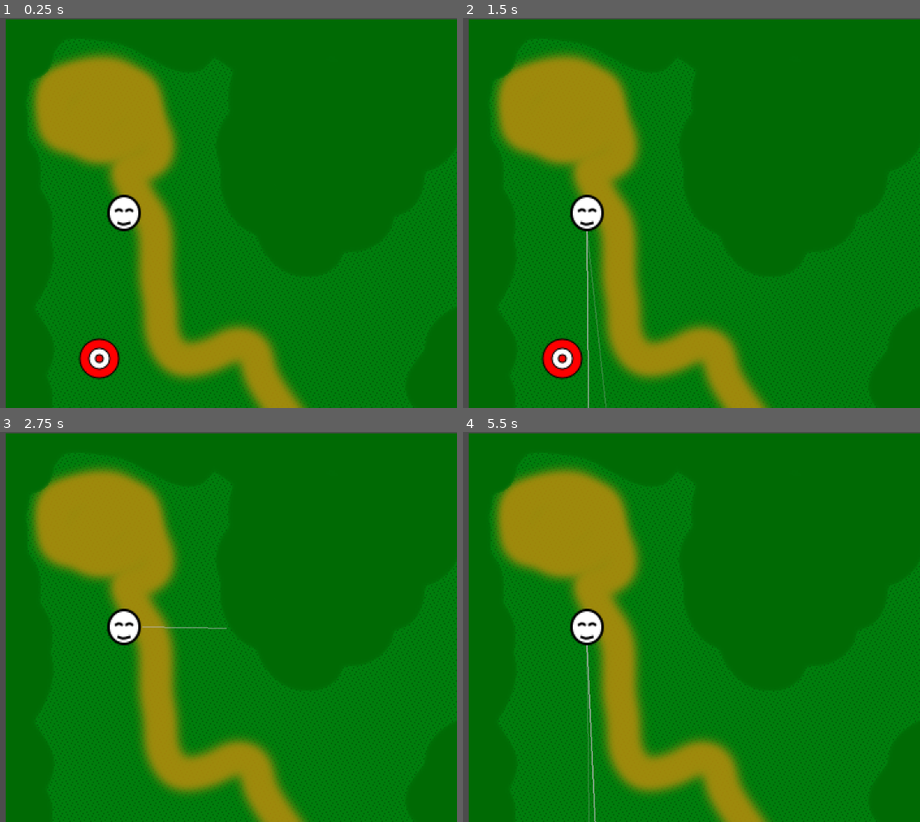
Above: before the commit, frames 1-4 (two rows, left to right).
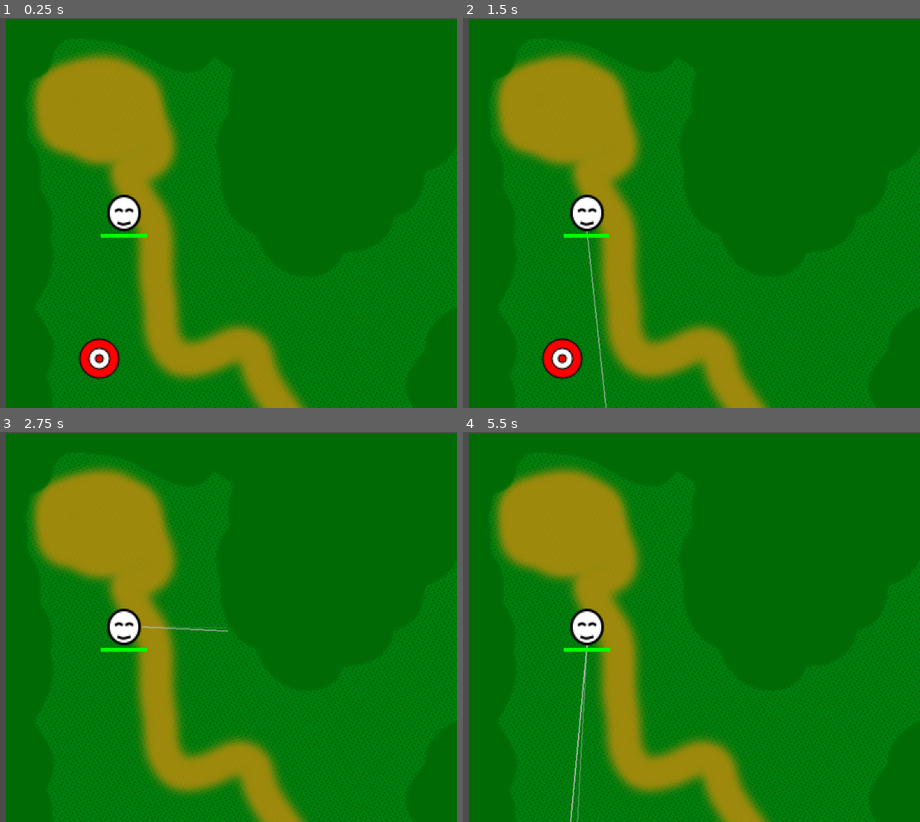
Above: after the commit, the same moments.

Repository: jschnurer/twinstick-godot
Game: Godot game, scene res://levels/Level1.tscn
The game is run twice, just before and just after one commit, with the same random seed, the same clock (stepped at 60 frames per second) and the same inputs.
Inputs:
- Up to frame 1 (0.25 s): no input
- Up to frame 2 (1.5 s): tap Enter at 0.5 s; hold Right (shoot_right) 0.53-1.28 s; tap Shift (run, bound only after the commit) at 0.6, 1.35 s; hold Down (shoot_down) from 1.28 s (still down)
- Up to frame 3 (2.75 s): release Down (shoot_down) at 2.03 s; hold Right (shoot_right) from 2.03 s (still down); tap Shift (run, bound only after the commit) at 2.1 s
- Up to frame 4 (5.5 s): release Right (shoot_right) at 2.78 s; hold Up (shoot_up) 2.78-3.53 s; tap Shift (run, bound only after the commit) every 0.75 s from 2.85 to 5.1 s; hold Left (shoot_left) 3.53-5.03 s; hold Down (shoot_down) from 5.03 s (still down)

The runs differ from the first frame. In frame 1, 0.1% of the frame differs, in the area x 22-33%, y 55-57%; in frame 2, 0.4%; in frame 3, 0.2%; in frame 4, 0.7%, in the area x 22-33%, y 55-100%.

Commit message:
added stamina

Diff:
--- a/Dude.gd
+++ b/Dude.gd
@@ -6,12 +6,23 @@
 var speed = 160
 var shoot_velocity = Vector2(0, 0)
 var is_shooting = false
-var is_cooling_down = false
+var is_shoot_cooling = false
+var is_run_cooling = false
+var is_running = false
+var stamina_max = 3
+var stamina = 3
 
 func _ready():
+	$ProgressBar.max_value = stamina_max
+	$ProgressBar.value = stamina
 	pass
 
+func _process(_delta):
+	$ProgressBar.value = stamina
+
 func _physics_process(_delta):
+	if !is_running:
+		stamina = clamp(stamina + _delta * 0.8, 0, stamina_max)
 	controls_loop()
 	movement_loop(_delta)
 	shoot_bullet()
@@ -30,24 +41,37 @@
 	if Input.is_action_pressed('up'):
 		velocity.y -= 1
 
-	if Input.is_action_pressed('shoot_right'):
-		shoot_velocity.x += 1
-		is_shooting = true
-	if Input.is_action_pressed('shoot_left'):
-		shoot_velocity.x -= 1
-		is_shooting = true
-	if Input.is_action_pressed('shoot_down'):
-		shoot_velocity.y += 1
-		is_shooting = true
-	if Input.is_action_pressed('shoot_up'):
-		shoot_velocity.y -= 1
-		is_shooting = true
+	if Input.is_action_just_pressed("run") && !is_run_cooling:
+		is_running = true
+	elif Input.is_action_just_released("run"):
+		stop_running()
+
+	if !is_running:
+		if Input.is_action_pressed('shoot_right'):
+			shoot_velocity.x += 1
+			is_shooting = true
+		if Input.is_action_pressed('shoot_left'):
+			shoot_velocity.x -= 1
+			is_shooting = true
+		if Input.is_action_pressed('shoot_down'):
+			shoot_velocity.y += 1
+			is_shooting = true
+		if Input.is_action_pressed('shoot_up'):
+			shoot_velocity.y -= 1
+			is_shooting = true
 
 func movement_loop(delta):
-	move_and_slide(velocity.normalized() * speed)
+	var spd = speed
+	if is_running:
+		stamina -= delta
+		spd *= 1.85
+		if stamina <= 0:
+			stop_running()
+
+	move_and_slide(velocity.normalized() * spd)
 
 func shoot_bullet():
-	if !is_shooting || is_cooling_down || shoot_velocity == Vector2(0, 0):
+	if !is_shooting || is_shoot_cooling || shoot_velocity == Vector2(0, 0):
 		return
 
 	is_shooting = false
@@ -58,27 +82,21 @@
 	get_parent().add_child(tracer)
 	get_parent().move_child(tracer, 1)
 
-	#var bullet = bullet_scene.instance()
-	#bullet.position = position + Vector2(21 * shoot_velocity.x, 21 * shoot_velocity.y)
-	#bullet.velocity = shoot_velocity
-	#get_parent().add_child(bullet)
-
-
-	#raycast in direction
-	# find collision point or edge of camera
-	#draw line from you to collision point
-	#start line timer to disappear it
-
-	start_cooldown()
+	is_shoot_cooling = true
+	$ShootCooldown.start()
 
 func sprite_loop():
 	$Eyes.position = Vector2(velocity.x * 3, 0)
 	$Eyes.visible = velocity.y >= 0
 	$Mouth.visible = $Eyes.visible
 
-func start_cooldown():
-	is_cooling_down = true
-	$ShootCooldown.start()
+func stop_running():
+	is_running = false
+	is_run_cooling = true
+	$RunCooldown.start()
 
 func _on_ShootCooldown_timeout():
-	is_cooling_down = false
+	is_shoot_cooling = false
+
+func _on_RunCooldown_timeout():
+	is_run_cooling = false
--- a/Dude.tscn
+++ b/Dude.tscn
@@ -8,11 +8,14 @@
 [sub_resource type="CircleShape2D" id=1]
 radius = 13.0384
 
+[sub_resource type="StyleBoxFlat" id=2]
+bg_color = Color( 0, 1, 0, 1 )
+corner_detail = 1
+
+[sub_resource type="StyleBoxEmpty" id=3]
+
 [node name="Dude" type="KinematicBody2D"]
 script = ExtResource( 1 )
-__meta__ = {
-"_edit_group_": true
-}
 
 [node name="Body" type="Sprite" parent="."]
 texture = ExtResource( 2 )
@@ -40,4 +43,21 @@
 [node name="ShootCooldown" type="Timer" parent="."]
 wait_time = 0.1
 one_shot = true
+
+[node name="RunCooldown" type="Timer" parent="."]
+wait_time = 0.66
+one_shot = true
+
+[node name="ProgressBar" type="ProgressBar" parent="."]
+margin_left = -18.0
+margin_top = 16.0
+margin_right = 18.0
+margin_bottom = 30.0
+rect_scale = Vector2( 1, 0.2 )
+custom_styles/fg = SubResource( 2 )
+custom_styles/bg = SubResource( 3 )
+custom_colors/font_color = Color( 0, 1, 0.0156863, 1 )
+value = 100.0
+percent_visible = false
 [connection signal="timeout" from="ShootCooldown" to="." method="_on_ShootCooldown_timeout"]
+[connection signal="timeout" from="RunCooldown" to="." method="_on_RunCooldown_timeout"]
--- a/project.godot
+++ b/project.godot
@@ -61,6 +61,11 @@
 "events": [ Object(InputEventKey,"resource_local_to_scene":false,"resource_name":"","device":0,"alt":false,"shift":false,"control":false,"meta":false,"command":false,"pressed":false,"scancode":16777231,"unicode":0,"echo":false,"script":null)
  ]
 }
+run={
+"deadzone": 0.5,
+"events": [ Object(InputEventKey,"resource_local_to_scene":false,"resource_name":"","device":0,"alt":false,"shift":false,"control":false,"meta":false,"command":false,"pressed":false,"scancode":16777237,"unicode":0,"echo":false,"script":null)
+ ]
+}
 
 [rendering]
 
Not shown: 1 places in Dude.tscn that only renumber resources
